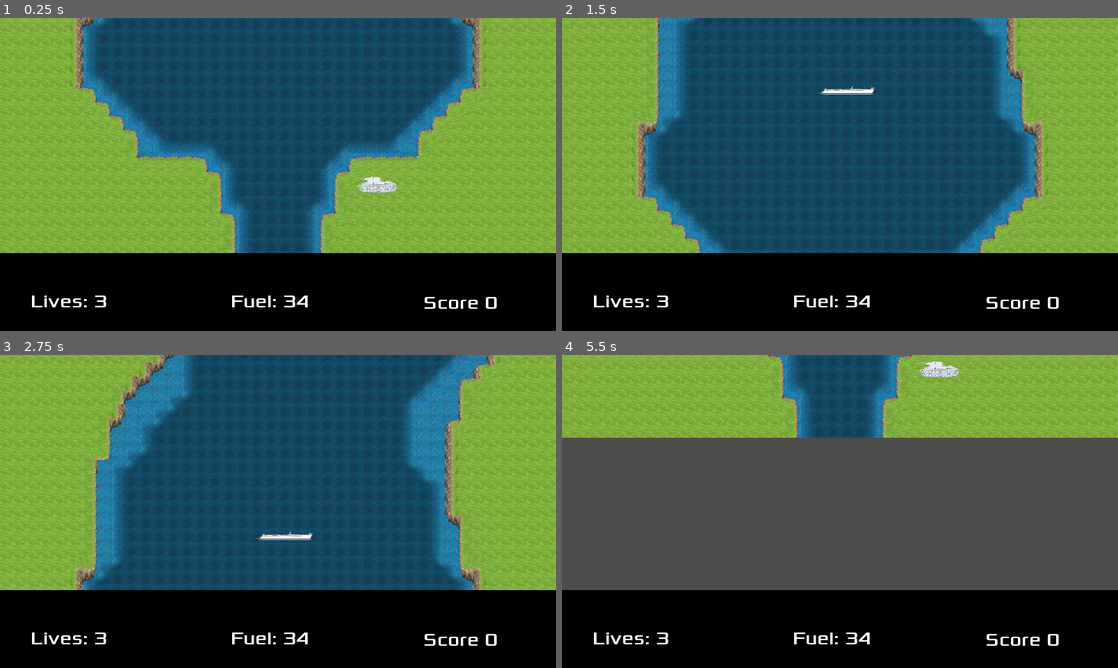
Above: before the commit, frames 1-4 (two rows, left to right).
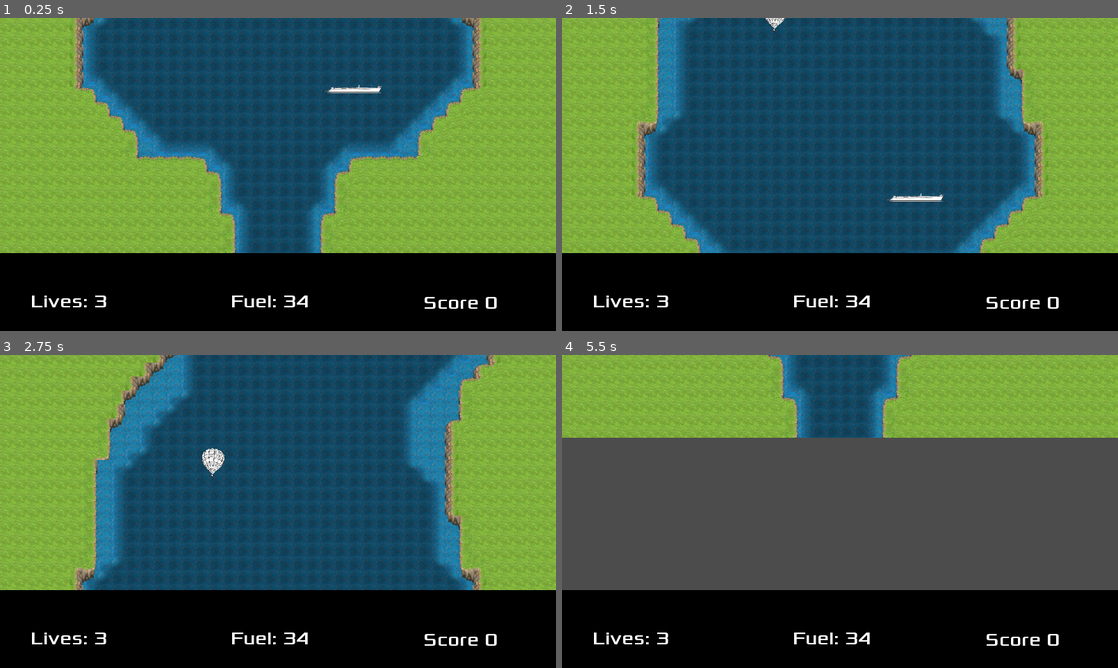
Above: after the commit, the same moments.

Repository: PawelKrywulko/TGW_G-8_Z1
Game: Godot game, scene res://scenes/GameManager.tscn
Same seed, same stepped clock (60 frames per second), same inputs: the game is played once before the commit and once after it.
Inputs:
- Up to frame 1 (0.25 s): no input
- Up to frame 2 (1.5 s): tap Enter at 0.5 s; hold Right (ui_right) 0.53-1.28 s; hold Space (interact) 0.53-1.28 s; hold Down (ui_down) from 1.28 s (still down); tap Space (interact) at 1.35 s
- Up to frame 3 (2.75 s): release Down (ui_down) at 2.03 s; hold Right (ui_right) from 2.03 s (still down); hold Space (interact) from 2.03 s (still down)
- Up to frame 4 (5.5 s): release Right (ui_right) at 2.78 s; release Space (interact) at 2.78 s; hold Up (ui_up) 2.78-3.53 s; tap Space (interact) at 2.85, 4.35 s; hold Space (interact) 3.53-4.28 s; hold Left (ui_left) 3.53-5.03 s; hold Down (ui_down) from 5.03 s (still down); hold Space (interact) from 5.03 s (still down)

The runs differ from the first frame. In frame 1, 0.4% of the frame differs, in the area x 58-72%, y 21-56%; in frame 2, 0.4%; in frame 3, 0.4%; in frame 4, 0.3%.

Commit message:
changed hierarchy in main tree; added some fixes and improvements

Diff:
--- a/River Raid/scenes/Enemy/Tank.tscn
+++ b/River Raid/scenes/Enemy/Tank.tscn
@@ -14,6 +14,7 @@
 
 [node name="Tank" instance=ExtResource( 1 )]
 position = Vector2( 0, 0 )
+z_index = 1
 script = ExtResource( 2 )
 points = 250
 shell_scene = ExtResource( 3 )
--- a/River Raid/scenes/FuelTank.tscn
+++ b/River Raid/scenes/FuelTank.tscn
@@ -18,5 +18,4 @@
 position = Vector2( 3.05121, -11.6504 )
 shape = SubResource( 1 )
 [connection signal="area_entered" from="." to="." method="_on_FuelTank_area_entered"]
-[connection signal="area_exited" from="." to="." method="_on_FuelTank_area_exited"]
 [connection signal="body_entered" from="." to="." method="_on_FuelTank_body_entered"]
--- a/River Raid/scenes/GameManager.tscn
+++ b/River Raid/scenes/GameManager.tscn
@@ -1,23 +1,21 @@
-[gd_scene load_steps=20 format=2]
+[gd_scene load_steps=18 format=2]
 
 [ext_resource path="res://scripts/GameManager.gd" type="Script" id=1]
-[ext_resource path="res://scenes/maps/Level1.tscn" type="PackedScene" id=2]
-[ext_resource path="res://scripts/HUD.gd" type="Script" id=3]
-[ext_resource path="res://graphics/quad.png" type="Texture" id=4]
-[ext_resource path="res://fonts/Xolonium-Regular.ttf" type="DynamicFontData" id=5]
+[ext_resource path="res://scenes/maps/Level2.tscn" type="PackedScene" id=2]
+[ext_resource path="res://scenes/maps/Level1.tscn" type="PackedScene" id=3]
+[ext_resource path="res://scenes/Enemy/Baloon.tscn" type="PackedScene" id=4]
+[ext_resource path="res://scenes/Enemy/Boat.tscn" type="PackedScene" id=5]
 [ext_resource path="res://scenes/FuelTank.tscn" type="PackedScene" id=6]
-[ext_resource path="res://scenes/Player.tscn" type="PackedScene" id=7]
-[ext_resource path="res://scenes/Enemy/Boat.tscn" type="PackedScene" id=8]
-[ext_resource path="res://scenes/Enemy/Ship.tscn" type="PackedScene" id=9]
-[ext_resource path="res://scenes/Enemy/Baloon.tscn" type="PackedScene" id=10]
-[ext_resource path="res://scenes/Enemy/Chopper.tscn" type="PackedScene" id=11]
-[ext_resource path="res://scenes/Enemy/Jet.tscn" type="PackedScene" id=12]
-[ext_resource path="res://scenes/Enemy/Bridge.tscn" type="PackedScene" id=13]
-[ext_resource path="res://scenes/Enemy/Tank.tscn" type="PackedScene" id=14]
+[ext_resource path="res://scenes/Enemy/Bridge.tscn" type="PackedScene" id=7]
+[ext_resource path="res://scenes/Enemy/Tank.tscn" type="PackedScene" id=8]
+[ext_resource path="res://scripts/HUD.gd" type="Script" id=9]
+[ext_resource path="res://graphics/quad.png" type="Texture" id=10]
+[ext_resource path="res://fonts/Xolonium-Regular.ttf" type="DynamicFontData" id=11]
+[ext_resource path="res://scenes/Player.tscn" type="PackedScene" id=12]
 
 [sub_resource type="DynamicFont" id=1]
 size = 64
-font_data = ExtResource( 5 )
+font_data = ExtResource( 11 )
 
 [sub_resource type="Animation" id=2]
 resource_name = "BlackScreen"
@@ -85,21 +83,40 @@
 min_reset_position_y = 1600
 fade_anim_offset = 400
 
-[node name="Level1" parent="." instance=ExtResource( 2 )]
+[node name="Level2" parent="." instance=ExtResource( 2 )]
+position = Vector2( 0, -10700 )
+
+[node name="Level1" parent="." instance=ExtResource( 3 )]
 position = Vector2( 0, -4949 )
+
+[node name="Baloon" parent="Level1" instance=ExtResource( 4 )]
+position = Vector2( 734.57, 4569.99 )
+
+[node name="Boat" parent="Level1" instance=ExtResource( 5 )]
+position = Vector2( 1222.28, 5190.16 )
+distance_to_player = 1000.0
+
+[node name="FuelTank" parent="Level1" instance=ExtResource( 6 )]
+position = Vector2( 1422.74, 3525.89 )
+
+[node name="Bridge" parent="Level1" instance=ExtResource( 7 )]
+position = Vector2( 889.707, 3955.23 )
+
+[node name="Tank" parent="Level1" instance=ExtResource( 8 )]
+position = Vector2( 741.563, 3950.03 )
 
 [node name="StartingPoint" type="Position2D" parent="."]
 position = Vector2( 960, 920.541 )
 
 [node name="HUD" type="CanvasLayer" parent="."]
 editor/display_folded = true
-script = ExtResource( 3 )
+script = ExtResource( 9 )
 
 [node name="Sprite" type="Sprite" parent="HUD"]
 modulate = Color( 0, 0, 0, 1 )
 position = Vector2( 990, 1013 )
 scale = Vector2( 10, 2 )
-texture = ExtResource( 4 )
+texture = ExtResource( 10 )
 
 [node name="Lives" type="Label" parent="HUD"]
 margin_left = 106.0
@@ -142,10 +159,7 @@
 anims/FadeOut = SubResource( 4 )
 anims/Idle = SubResource( 5 )
 
-[node name="FuelTank" parent="." instance=ExtResource( 6 )]
-position = Vector2( 1424.7, -2150.9 )
-
-[node name="Player" parent="." instance=ExtResource( 7 )]
+[node name="Player" parent="." instance=ExtResource( 12 )]
 editor/display_folded = true
 position = Vector2( 960, 745 )
 scale = Vector2( 0.75, 0.75 )
@@ -156,54 +170,6 @@
 
 [node name="FuelTimer" parent="Player" index="3"]
 autostart = false
-
-[node name="Boat" parent="." instance=ExtResource( 8 )]
-editor/display_folded = true
-position = Vector2( 984.032, -128.869 )
-
-[node name="Ship" parent="." instance=ExtResource( 9 )]
-position = Vector2( 483.201, -1682.12 )
-distance_to_player = 100.0
-
-[node name="Baloon" parent="." instance=ExtResource( 10 )]
-position = Vector2( 1297.24, -1115.93 )
-distance_to_player = 100.0
-
-[node name="Chopper" parent="." instance=ExtResource( 11 )]
-position = Vector2( 565.269, -1263.03 )
-scale = Vector2( -1, 1 )
-distance_to_player = 100.0
-choose_direction = "left"
-
-[node name="Jet" parent="." instance=ExtResource( 12 )]
-position = Vector2( 1897.18, -1467.76 )
-scale = Vector2( -1, 1 )
-distance_to_player = 100.0
-choose_direction = "left"
-
-[node name="Bridge" parent="." instance=ExtResource( 13 )]
-editor/display_folded = true
-position = Vector2( 1457, -825.637 )
-scale = Vector2( 1.3, 1 )
-
-[node name="Bridge2" parent="." instance=ExtResource( 13 )]
-editor/display_folded = true
-position = Vector2( 593.85, -960.57 )
-scale = Vector2( 1.5, 1 )
-
-[node name="Tank" parent="." instance=ExtResource( 14 )]
-position = Vector2( 1014.09, -834.63 )
-distance_to_player = 1000.0
-speed = 25
-
-[node name="Tank2" parent="." instance=ExtResource( 14 )]
-position = Vector2( 1298.36, 569.578 )
-scale = Vector2( -1, 1 )
-choose_direction = "left"
-
-[node name="Tank3" parent="." instance=ExtResource( 14 )]
-position = Vector2( 215.797, -968.397 )
-distance_to_player = 1000.0
 [connection signal="ready_to_go" from="." to="Player" method="_on_ready_to_go"]
 [connection signal="reset" from="." to="Player" method="_on_GameManager_reset"]
 [connection signal="bonus_score_reached" from="HUD" to="Player" method="_on_HUD_bonus_score_reached"]
@@ -212,8 +178,6 @@
 [connection signal="out_of_lives" from="Player" to="HUD" method="_on_Player_out_of_lives"]
 [connection signal="player_destroyed" from="Player" to="." method="reset_game"]
 
+[editable path="Level1"]
+
 [editable path="Player"]
-
-[editable path="Boat"]
-
-[editable path="Bridge"]
--- a/River Raid/scripts/EndGamePanel.gd
+++ b/River Raid/scripts/EndGamePanel.gd
@@ -5,15 +5,14 @@
 onready var timer: Timer
 onready var score_info: Label
 onready var info_message : Label
+onready var score = get_tree().get_root().get_node("GameManager/HUD").score
 
 export var waiting_time : int
 var anykey_pressed: bool
 
 func _ready() -> void:
 	anykey_pressed = false
-
 	score_info = $ScoreInfo
-	var score = get_parent().get_node("HUD").score
 	score_info.text = "Your final score is : " + str(score)
 
 	info_message = $Info
--- a/River Raid/scripts/Enemy/Bridge.gd
+++ b/River Raid/scripts/Enemy/Bridge.gd
@@ -1,19 +1,17 @@
 extends Area2D
 
 signal bridge_destroyed
+signal bridge_destroyed_hud
 
 export var points: int = 500
 
-onready var hud
-onready var game_manager
+onready var hud := get_tree().get_root().get_node("GameManager/HUD")
+onready var game_manager := get_tree().get_root().get_node("GameManager")
 
 func _ready():
 	show()
-	hud = get_node("../HUD")
-	connect("bridge_destroyed", hud, "_on_score_changed")
-	game_manager = get_node("../../GameManager")
-	if is_instance_valid(game_manager):
-		game_manager.connect("reset", self, "_on_game_reseted")
+	connect("bridge_destroyed_hud", hud, "_on_score_changed")
+	game_manager.connect("reset", self, "_on_game_reseted")
 
 func _on_Bridge_area_entered(area):
 	var area_name: String = area.get_name()
@@ -23,7 +21,8 @@
 		hide()
 		$CollisionShape2D.set_deferred("disabled", true)
 		print("bridge_destroyed; points: %s" % points)
-		emit_signal("bridge_destroyed", points)
+		emit_signal("bridge_destroyed_hud", points)
+		emit_signal("bridge_destroyed")
 
 func _on_Bridge_area_exited(area):
 	var area_name = area.get_name()
--- a/River Raid/scripts/Enemy/Enemy.gd
+++ b/River Raid/scripts/Enemy/Enemy.gd
@@ -14,9 +14,9 @@
 
 onready var start_position: Vector2 = position
 
-onready var hud := get_node("../HUD")
-onready var player := get_node("../Player")
-onready var game_manager := get_node("../../GameManager")
+onready var hud := get_tree().get_root().get_node("GameManager/HUD")
+onready var player := get_tree().get_root().get_node("GameManager/Player")
+onready var game_manager := get_tree().get_root().get_node("GameManager")
 
 func _ready() -> void:
 	on_ready()
@@ -25,8 +25,7 @@
 	screen_size = get_viewport_rect().size
 	show()
 	connect("enemy_destroyed", hud, "_on_score_changed")
-	if is_instance_valid(game_manager):
-		game_manager.connect("reset", self, "_on_game_reseted")
+	game_manager.connect("reset", self, "_on_game_reseted")
 
 func _process(delta: float) -> void:
 	if not Engine.editor_hint:
@@ -35,7 +34,6 @@
 
 func on_process(delta: float) -> void:
 	vehicle_action()
-
 
 func vehicle_action() -> void:
 	position.x += start_direction * get_process_delta_time() * speed
@@ -66,5 +64,7 @@
 		scale.x = -1
 
 func is_player_in_range() -> bool:
-	var current_distance: float = (player.position - position).length()
+	var player_position: Vector2 = player.get_global_transform().get_origin()
+	var my_position: Vector2 = get_global_transform().get_origin()
+	var current_distance: float = (player_position - my_position).length()
 	return current_distance <= distance_to_player && !player.get_node("CollisionShape2D").disabled
--- a/River Raid/scripts/FuelTank.gd
+++ b/River Raid/scripts/FuelTank.gd
@@ -4,16 +4,13 @@
 
 export var points: int = 80
 
-onready var hud
-onready var game_manager
+onready var hud := get_tree().get_root().get_node("GameManager/HUD")
+onready var game_manager := get_tree().get_root().get_node("GameManager")
 
 func _ready():
 	show()
-	hud = get_node("../HUD")
 	connect("fuel_tank_destroyed", hud, "_on_score_changed")
-	game_manager = get_node("../../GameManager")
-	if is_instance_valid(game_manager):
-		game_manager.connect("reset", self, "_on_game_reseted")
+	game_manager.connect("reset", self, "_on_game_reseted")
 
 func _on_FuelTank_area_entered(area):
 	var area_name: String = area.get_name()
Not shown: 1 places in River Raid/scenes/GameManager.tscn that only renumber resources
